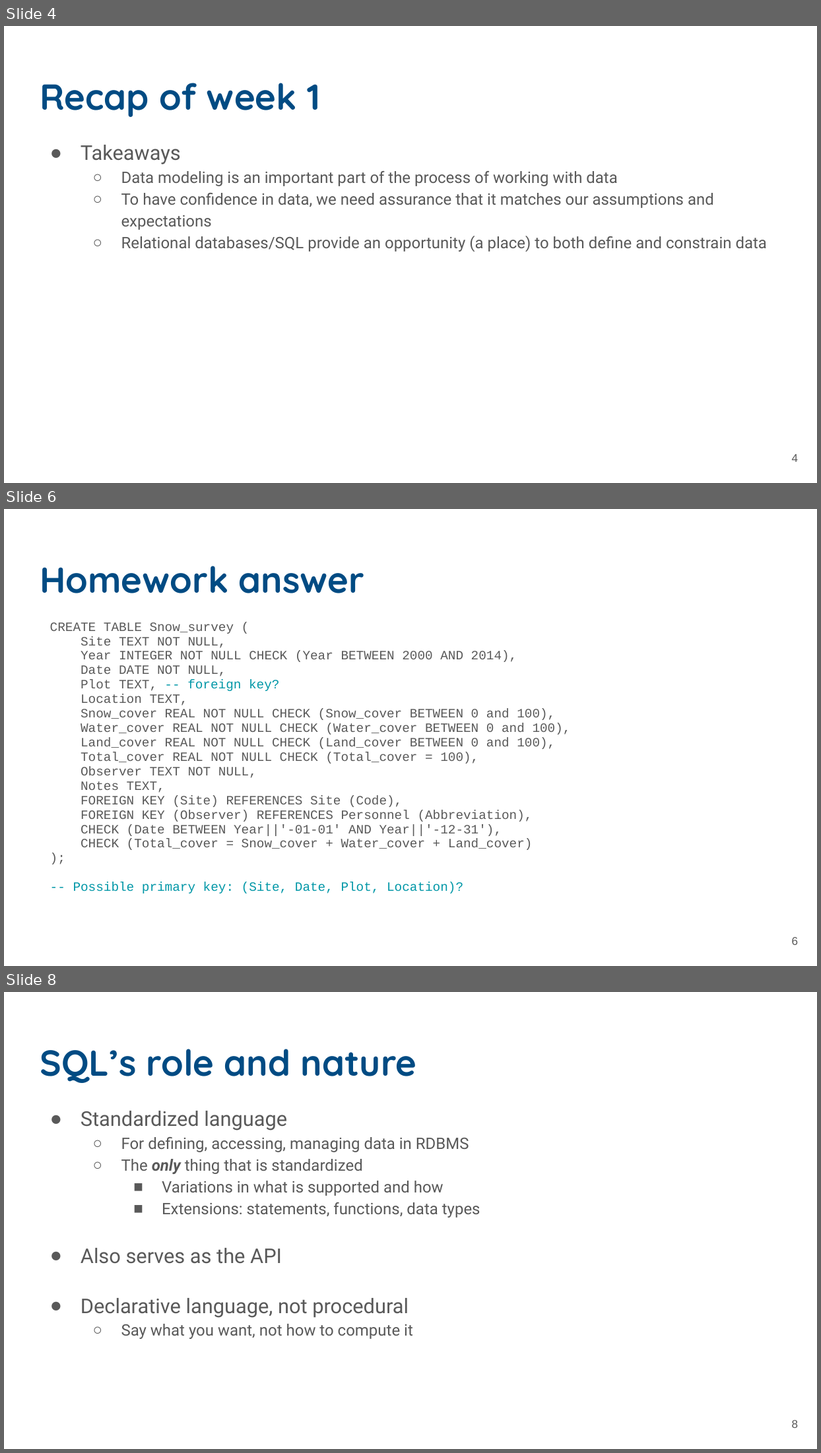
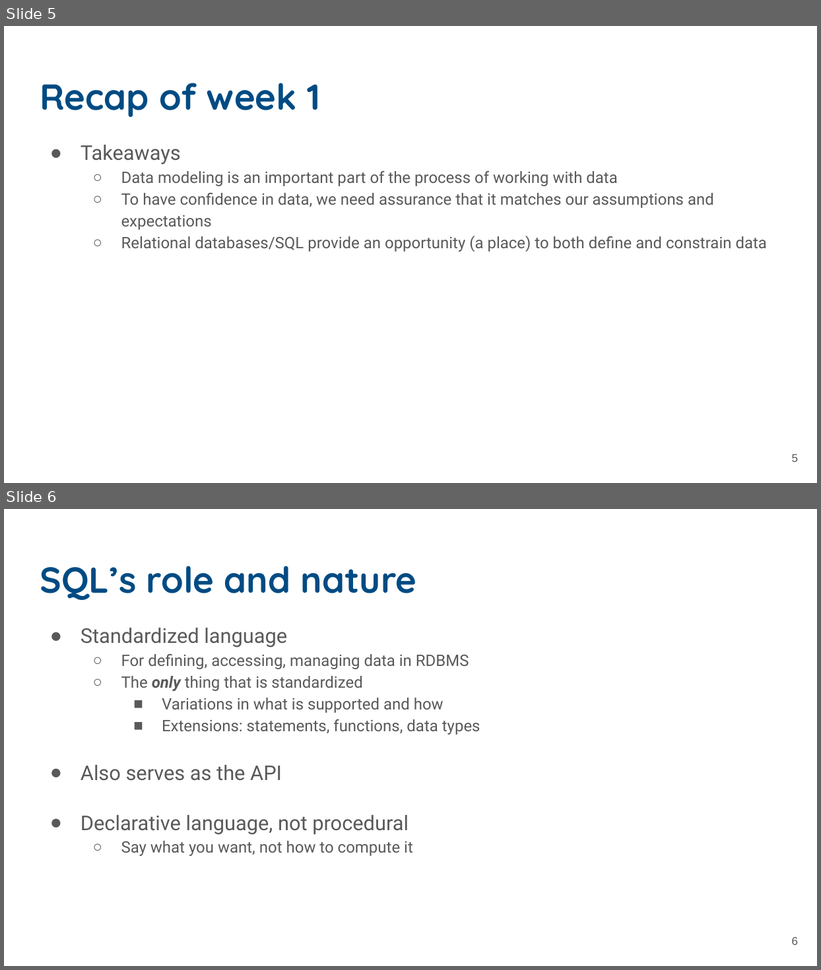
Before and after one commit to UCSB-Library-Research-Data-Services/bren-eds213, a slide deck: modules/week03/slides-03.pptx. Shown one above the other, each under a label of ours: slides 4, 6 and 8 before the commit, slides 5 and 6 after it; the slides between them are not shown. The pictures are 821x1453 and 821x970 pixels, drawn with LibreOffice and Linux fonts; fonts in the diff are those of the drawing. Boxes give left, top, right and bottom in pixels: in the first picture for what was removed or moved away, otherwise in the second. Text is boxed around its words. In the diff, an @@ line names an element or a change of style, - is before the commit and + after.

```diff
--- a/modules/week03/slides-03.pptx
+++ b/modules/week03/slides-03.pptx
@@ slide 6 removed at bbox=[4, 509, 817, 966], background #FFFFFF @@
@@ title removed at bbox=[40, 566, 365, 593] @@
-Homework answer
@@ text removed at bbox=[50, 623, 571, 894] @@
-CREATE TABLE Snow_survey (
-Site TEXT NOT NULL,
-Year INTEGER NOT NULL CHECK (Year BETWEEN 2000 AND 2014),
-Date DATE NOT NULL,
-Plot TEXT, -- foreign key?
-Location TEXT,
-Snow_cover REAL NOT NULL CHECK (Snow_cover BETWEEN 0 and 100),
-Water_cover REAL NOT NULL CHECK (Water_cover BETWEEN 0 and 100),
-Land_cover REAL NOT NULL CHECK (Land_cover BETWEEN 0 and 100),
-Total_cover REAL NOT NULL CHECK (Total_cover = 100),
-Observer TEXT NOT NULL,
-Notes TEXT,
-FOREIGN KEY (Site) REFERENCES Site (Code),
-FOREIGN KEY (Observer) REFERENCES Personnel (Abbreviation),
-CHECK (Date BETWEEN Year||'-01-01' AND Year||'-12-31'),
-CHECK (Total_cover = Snow_cover + Water_cover + Land_cover)
-);
--- Possible primary key: (Site, Date, Plot, Location)?
@@ page number removed at bbox=[792, 937, 799, 945] @@
-6
@@ what was slide 4 is now slide 5 @@
@@ page number at bbox=[792, 454, 799, 462]: text changed @@
-4
+5
@@ what was slide 8 is now slide 6 @@
```
Also in this commit, not shown: 1 slide changed, 2 slides added, 3 other slides removed.
